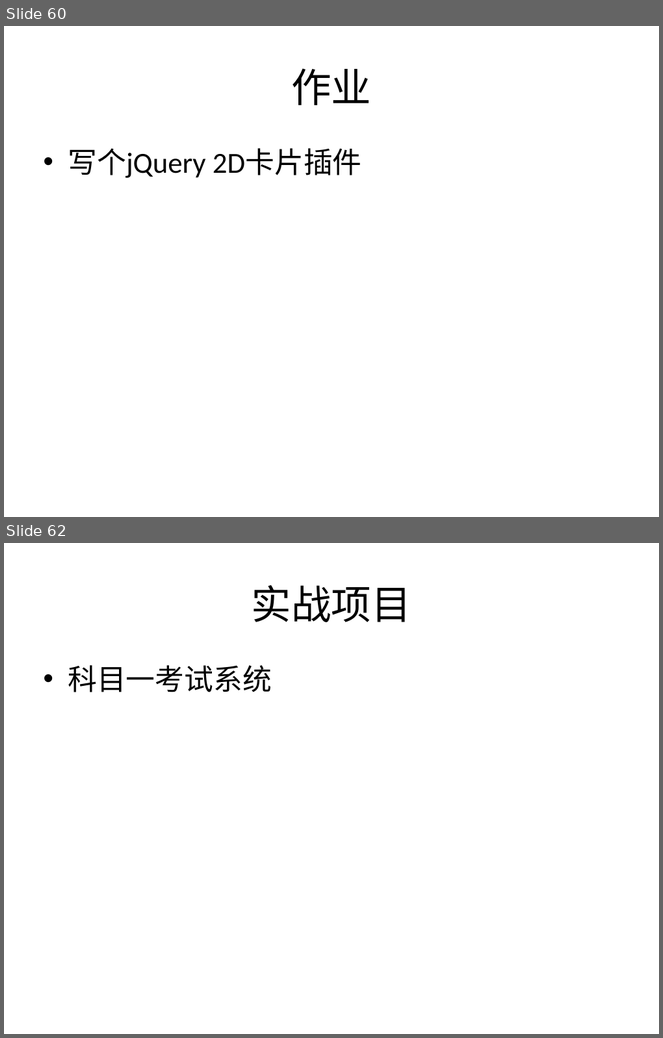
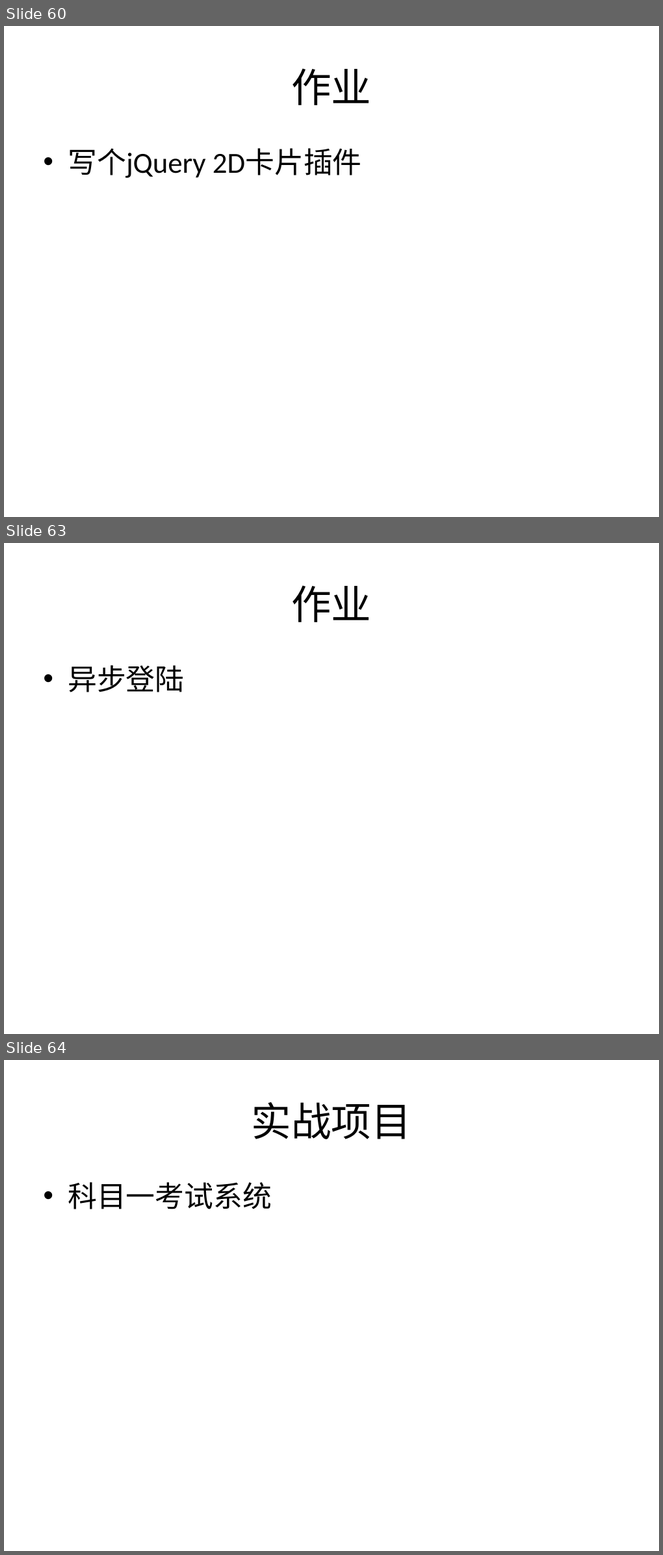
Before and after one commit to plter/HTML5Course20160612, a slide deck: Web前端教学记录.pptx. Shown one above the other, each under a label of ours: slides 60 and 62 before the commit, slides 60, 63 and 64 after it; the slides between them are not shown. The pictures are 663x1038 and 663x1555 pixels, drawn with LibreOffice and Linux fonts; fonts in the diff are those of the drawing. Boxes give left, top, right and bottom in pixels: in the first picture for what was removed or moved away, otherwise in the second. Text is boxed around its words. In the diff, an @@ line names an element or a change of style, - is before the commit and + after.

Commit message:
上传作业示例

```diff
--- a/Web前端教学记录.pptx
+++ b/Web前端教学记录.pptx
@@ slide 63 added at (4,543,659,1034), background #FFFFFF @@
@@ title added at (291,585,371,622), 44 pt, text #000000 @@
+作业
@@ text added at (68,665,184,693), 32 pt, text #000000 @@
+• 异步登陆
@@ what was slide 62 is now slide 64 @@
```
Also in this commit, not shown: 1 slide changed, 1 other slide added, 13 other files.
